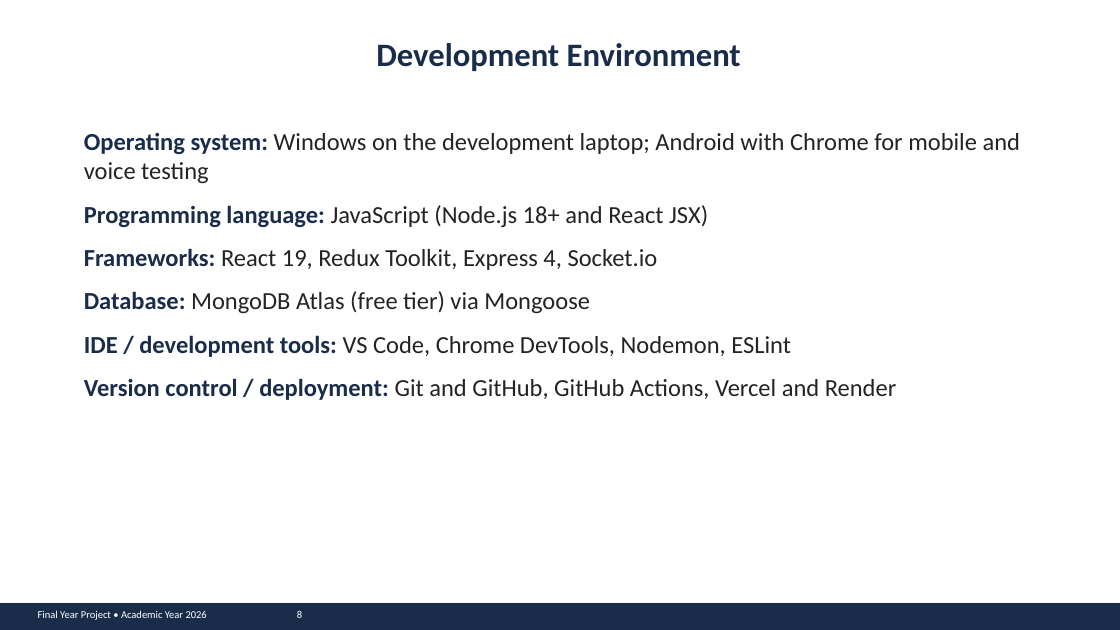
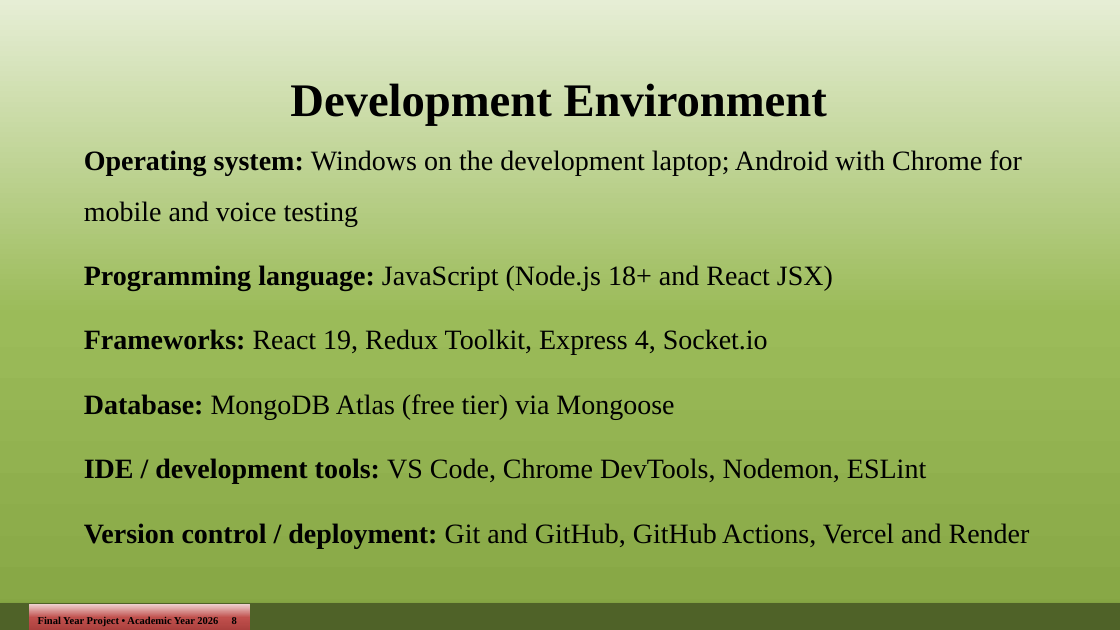
Before and after one commit to john-chola/ZamMarket, a slide deck: slide 8 of docs/presentation/ZamMarket_Presentation.pptx. Drawn at 1120x630 pixels with LibreOffice and Linux fonts; fonts in the diff are those of the drawing. Boxes give left, top, right and bottom in pixels: in the first picture for what was removed or moved away, otherwise in the second. Text is boxed around its words. In the diff, an @@ line names an element or a change of style, - is before the commit and + after.

```diff
--- a/docs/presentation/ZamMarket_Presentation.pptx
+++ b/docs/presentation/ZamMarket_Presentation.pptx
@@ background #FFFFFF to gradient #E6EED5 to #9BBB59 to #86A644 @@
@@ text "Development Environment": place and size @@
-text "Development Environment" at [376, 43, 741, 71]
+text "Development Environment" at [290, 83, 827, 126]
@@ text "Development Environment" at [290, 83, 827, 126]: size 28 to 40 pt, font Calibri to Times New Roman, text colour #192D4B to #000000; line spacing 1 to 1.5 @@
@@ text "Operating system: Windows on the ..." at [84, 150, 1030, 548]: size 21 to 24 pt, font Calibri to Times New Roman; text colour #192D4B to #000000 in "Operating system:", "Programming language:", "Frameworks:", "Database:" and 2 more places; text colour #232323 to #000000 in "Windows on the development laptop; Android with ...", "JavaScript (Node.js 18+ and React JSX)", "React 19, Redux Toolkit, Express 4, Socket.io", "MongoDB Atlas (free tier) via Mongoose" and 2 more places; line spacing 1 to 1.5 @@
@@ rectangle at [0, 603, 1120, 630]: fill #192D4B to #4F6228 @@
@@ rectangle "Final Year Project • Academic ...": place and size @@
-rectangle "Final Year Project • Academic ..." at [38, 610, 302, 620]
+rectangle "Final Year Project • Academic ..." at [29, 604, 250, 630]
@@ rectangle "Final Year Project • Academic ..." at [29, 604, 250, 630]: font Calibri to Times New Roman, text colour #FFFFFF to #000000, bold on; line spacing 1 to 1.5; fill none to gradient #EFD3D2 to #C0504D to #A93F3C @@
```
Also in this commit, not shown: 15 other slides changed, 1 slide removed, 5 other files.
